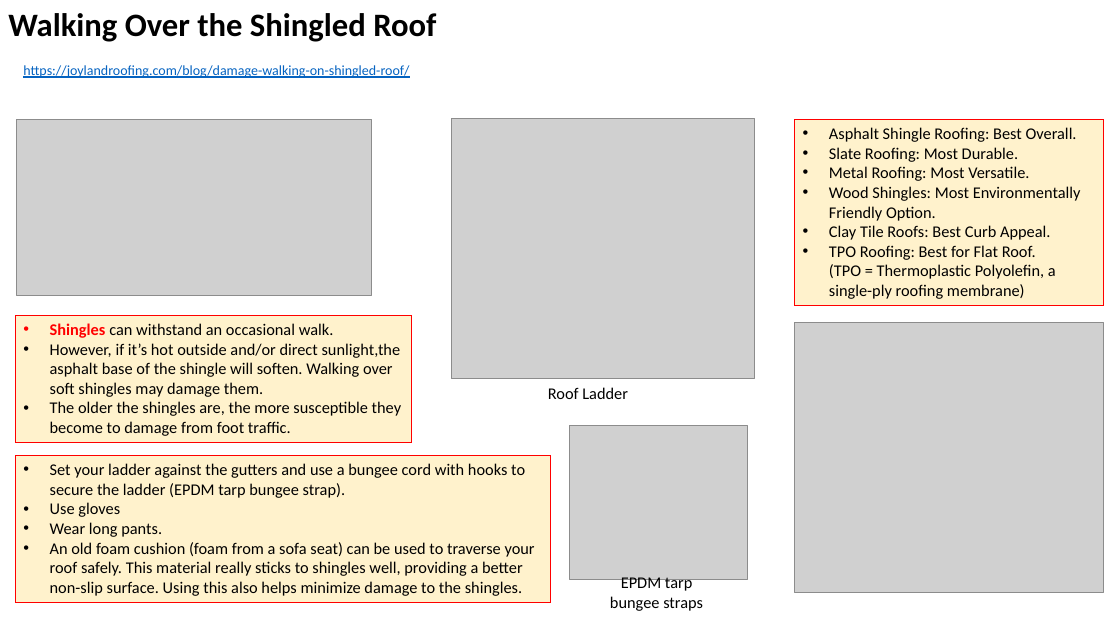
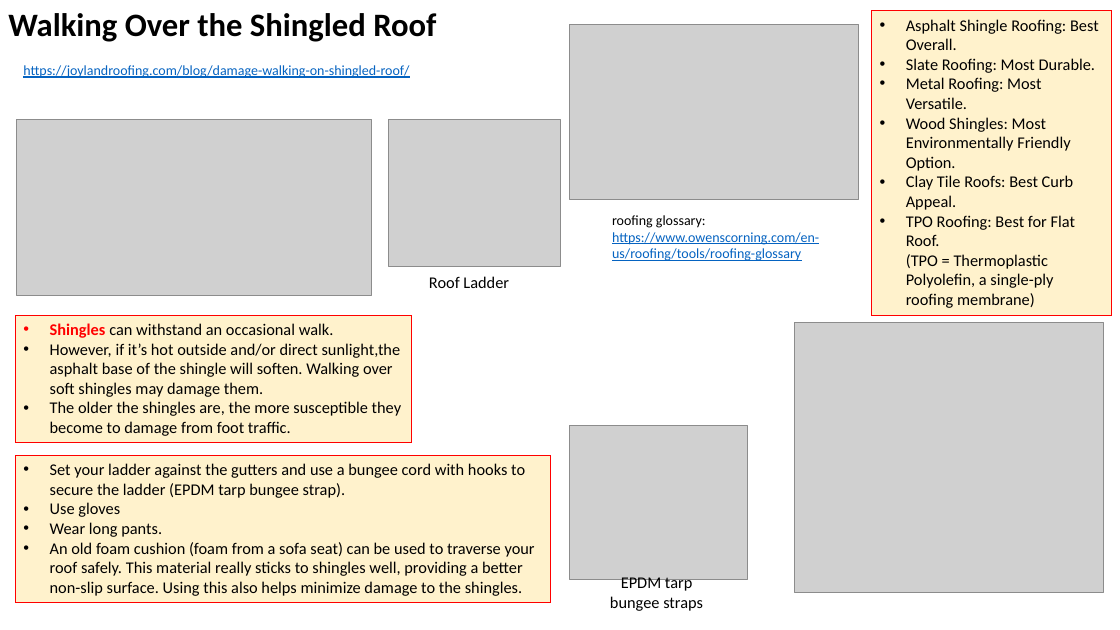
Before and after one commit to lselector/misc_farm, a slide deck: slide 4 of chimney_fan.pptx. Drawn at 1120x630 pixels with LibreOffice and Linux fonts; fonts in the diff are those of the drawing; grey boxes stand for pictures. Boxes give left, top, right and bottom in pixels: in the first picture for what was removed or moved away, otherwise in the second. Text is boxed around its words. In the diff, an @@ line names an element or a change of style, - is before the commit and + after.

```diff
--- a/chimney_fan.pptx
+++ b/chimney_fan.pptx
@@ picture added at bbox=[570, 24, 859, 199] @@
@@ rectangle "Asphalt Shingle Roofing: Best Overall.": place and size @@
-rectangle "Asphalt Shingle Roofing: Best Overall." at bbox=[795, 119, 1104, 306]
+rectangle "Asphalt Shingle Roofing: Best Overall." at bbox=[871, 11, 1112, 317]
@@ picture added at bbox=[389, 119, 560, 266] @@
@@ picture removed at bbox=[451, 118, 755, 379] @@
@@ text added at bbox=[612, 215, 819, 261], 12 pt, text #0563C1, underline @@
+roofing glossary:
+https://www.owenscorning.com/en-us/roofing/tools/roofing-glossary
@@ text "Roof Ladder": place and size @@
-text "Roof Ladder" at bbox=[548, 387, 628, 399]
+text "Roof Ladder" at bbox=[429, 276, 509, 288]
```
Also in this commit, not shown: 8 other files.
